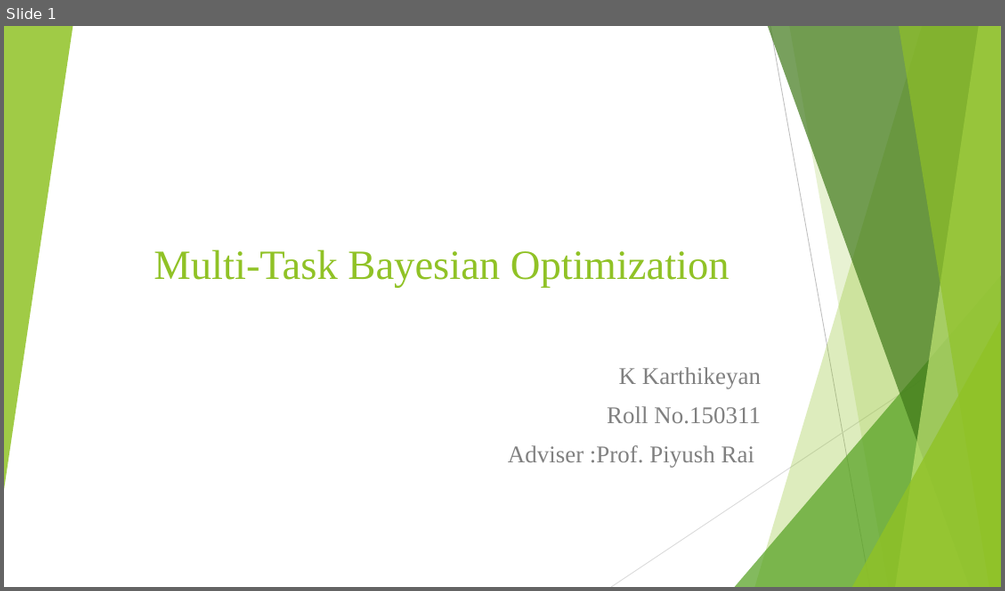
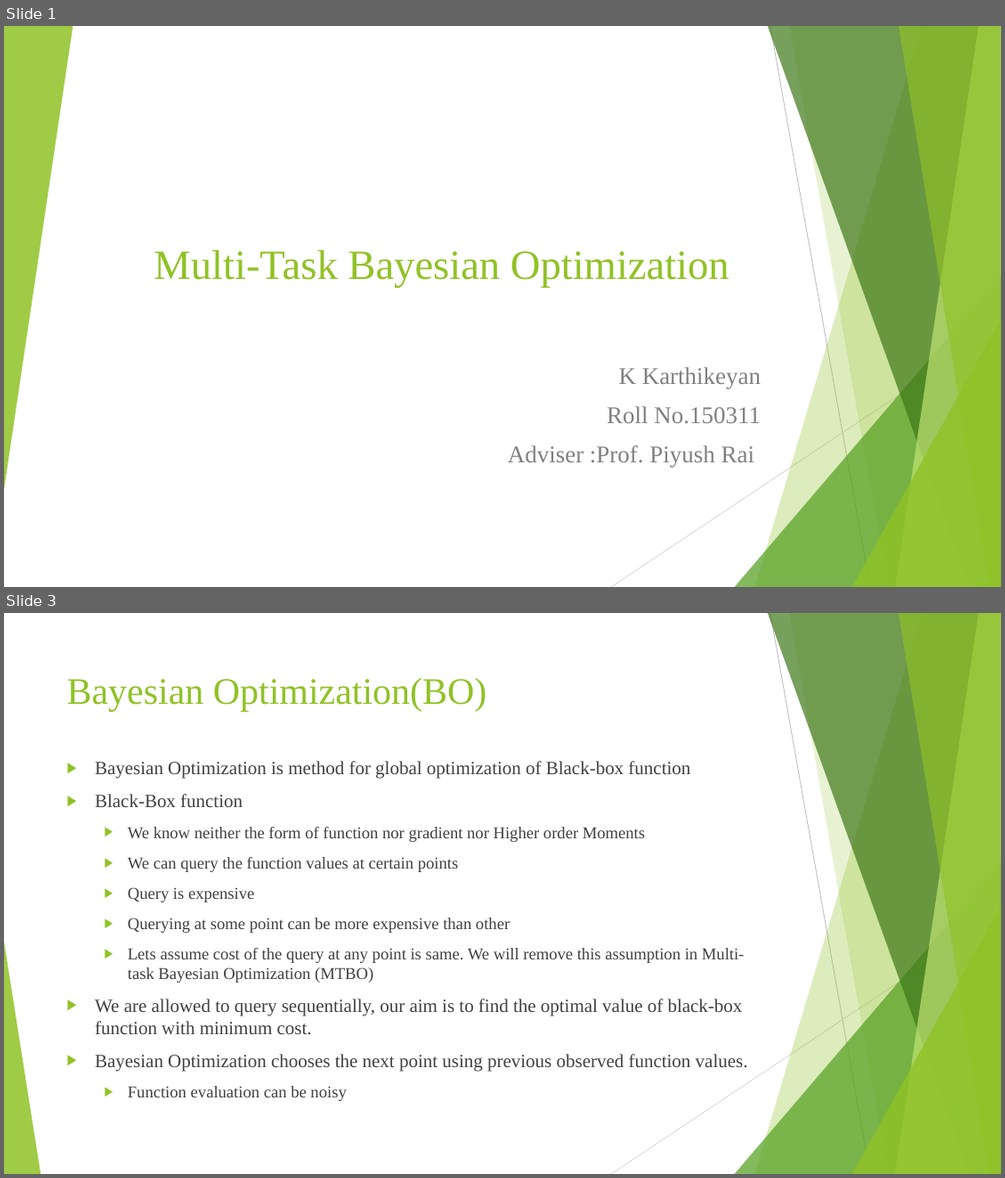
Before and after one commit to keyank/UGP, a slide deck: Presentation.pptx. Shown one above the other, each under a label of ours: slide 1 before the commit, slides 1 and 3 after it; the slides between them are not shown. The pictures are 1005x591 and 1005x1178 pixels, drawn with LibreOffice and Linux fonts; fonts in the diff are those of the drawing. Boxes give left, top, right and bottom in pixels: in the first picture for what was removed or moved away, otherwise in the second. Text is boxed around its words. In the diff, an @@ line names an element or a change of style, - is before the commit and + after.

```diff
--- a/Presentation.pptx
+++ b/Presentation.pptx
@@ slide 3 added at (x1=4, y1=613, x2=1001, y2=1174), background #FFFFFF; not listed: 9 template elements that a slide beside it also shows @@
@@ title added at (x1=67, y1=678, x2=487, y2=711), 36 pt, text #90C226 @@
+Bayesian Optimization(BO)
@@ text added at (x1=95, y1=761, x2=748, y2=1101), 16 pt, text #404040 @@
+▶ Bayesian Optimization is method for global optimization of Black-box function
+▶ Black-Box function
+  ▶ We know neither the form of function nor gradient nor Higher order Moments
+  ▶ We can query the function values at certain points
+  ▶ Query is expensive
+  ▶ Querying at some point can be more expensive than other
+  ▶ Lets assume cost of the query at any point is same. We will remove this assumption in Multi-task Bayesian Optimization (MTBO)
+▶ We are allowed to query sequentially, our aim is to find the optimal value of black-box function with minimum cost.
+▶ Bayesian Optimization chooses the next point using previous observed function values.
+  ▶ Function evaluation can be noisy
@@ triangle added at (x1=4, y1=941, x2=40, y2=1174), fill #90C226 at 85% opacity @@
```
Also in this commit, not shown: 16 other slides added.
